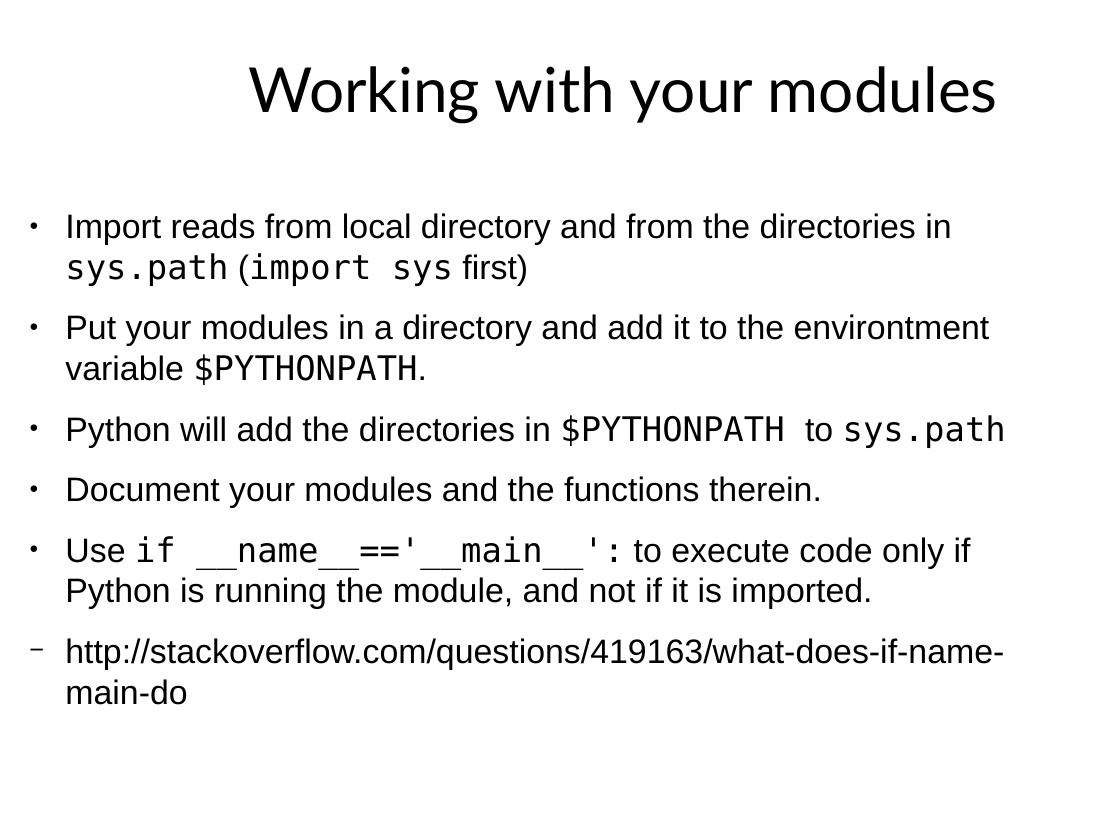
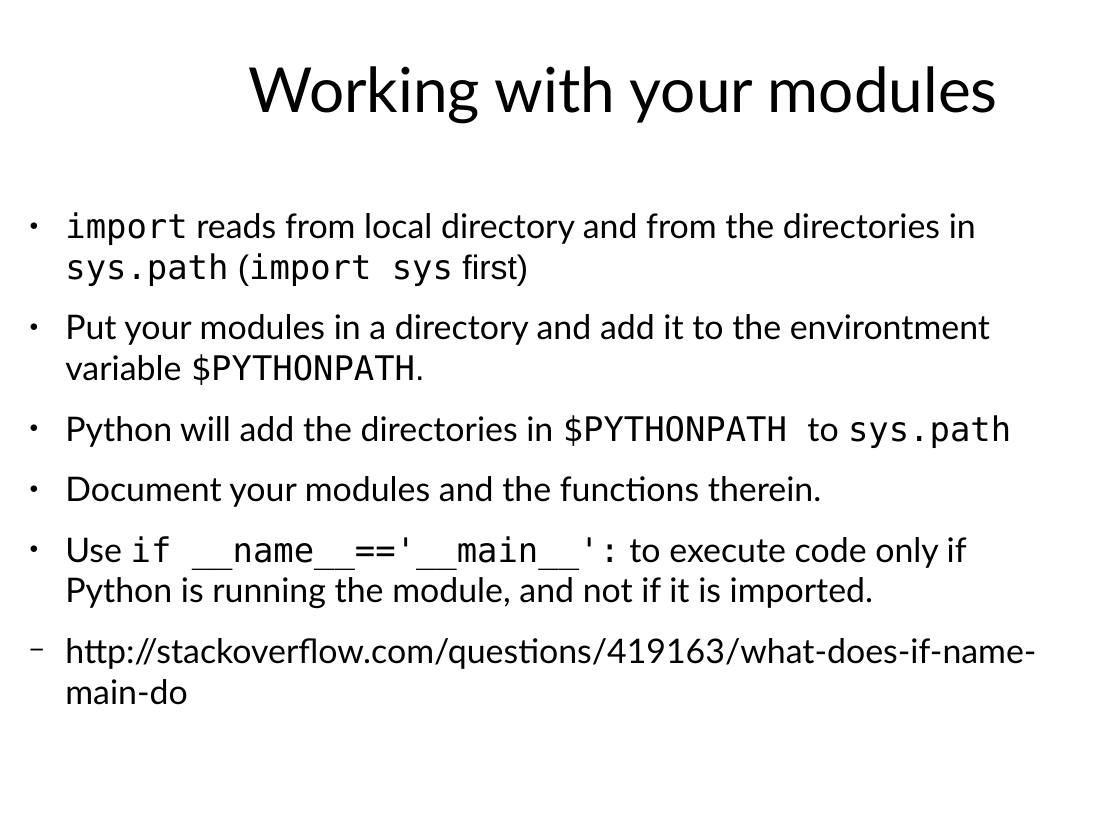
Before and after one commit to rcrehuet/Python_for_scientists_2023, a slide deck: slide 102 of slides/curs_python.odp (slide 100 before the commit). Drawn at 1120x840 pixels with LibreOffice and Linux fonts; fonts in the diff are those of the drawing. Boxes give left, top, right and bottom in pixels: in the first picture for what was removed or moved away, otherwise in the second. Text is boxed around its words. In the diff, an @@ line names an element or a change of style, - is before the commit and + after.

Commit message:
Slides Updated

```diff
--- a/slides/curs_python.odp
+++ b/slides/curs_python.odp
@@ text at (x1=65, y1=212, x2=976, y2=286): text changed; font Arial to Lato @@
-● Import reads from local directory and from the directories in sys.path (import sys first)
+● import reads from local directory and from the directories in sys.path (import sys first)
@@ text at (x1=65, y1=314, x2=1036, y2=705): font Arial to Lato in "Put your modules in a directory and ...", "Python will add the directories in to", "Document your modules and the functions therein.", "Use to execute code only if Python ..." and 1 more places @@
```
Also in this commit, not shown: 42 other slides changed, 9 slides added, 4 slides removed, 1 other file.
